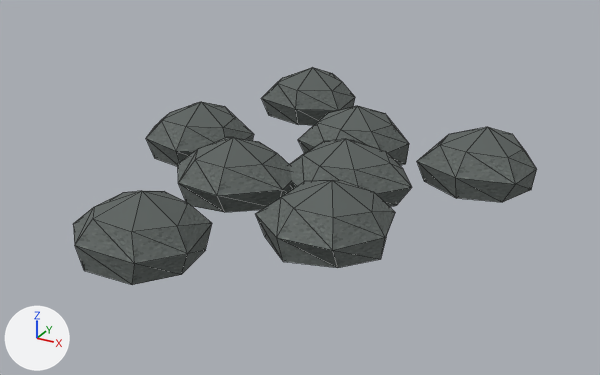
Two versions of the OBJ model Assets/ProjectOEN/ProductionArt/Meshes/environment_set_dressing/en-019_signal_hill_dressing_set__stones.obj, one commit apart.
One viewpoint serves both versions: a 50 mm lens placed at (0.979, -1.813, 0.897), pointed at (-0.001, -0.031, 0.005). The lights are fixed; the arrows at lower left show +X, +Y and +Z. The picture after the commit comes second. Mesh edges are drawn as thin lines. Where no turn or scale is listed for an object, it has been applied to the vertices. Vertices at exactly the same position are counted once.

The first picture shows 'en-019_signal_hill_dressing_set__stones'.
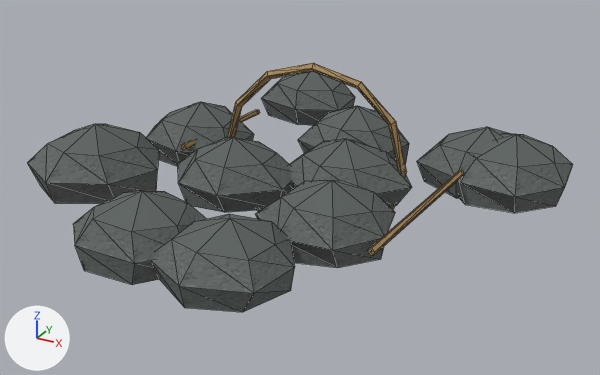
What differs and where, as boxes [x1, y1, x2, y2] in the pictures (600 x 375 px):
'en-019_signal_hill_dressing_set__stones', reshaped (18% wider, 14% taller)
    before: [73, 67, 537, 285]
    after: [27, 63, 573, 312]
part 1 of me_en_019_signal_hill_dressing_set__stones, added
    after: [228, 63, 407, 212]
part 2 of me_en_019_signal_hill_dressing_set__stones, added
    after: [27, 124, 159, 203]
part 3 of me_en_019_signal_hill_dressing_set__stones, added
    after: [457, 134, 573, 213]
part 4 of me_en_019_signal_hill_dressing_set__stones, added
    after: [152, 214, 295, 312]
part 5 of me_en_019_signal_hill_dressing_set__stones, added
    after: [181, 110, 260, 151]
part 6 of me_en_019_signal_hill_dressing_set__stones, added
    after: [368, 170, 464, 255]

Edits to the bpy script that builds the scene:
```text
Add img_rope_albedo_png:
    img_rope_albedo_png = load_image('rope_albedo.png', '../../Materials/Textures/rope_albedo.png', 1024, 1024, 'sRGB')
Add mat_rope:
    mat_rope = principled_material('Rope')
    mat_rope.texture = img_rope_albedo_png
    mat_rope.roughness = 0.89
Change me_en_019_signal_hill_dressing_set__stones:
    used by ob_en_019_signal_hill_dressing_set__stones; location = (0.0, 0.0, 0.0)
    remove me_en_019_signal_hill_dressing_set__stones.from_pydata(...)  # 184 vertices, 336 faces; spans x -0.557..0.545, y -0.653..0.679, z -0.005..0.158
    add me_en_019_signal_hill_dressing_set__stones.from_pydata(...)  # 325 vertices, 598 faces; spans x -0.672..0.636, y -0.678..0.679, z -0.171..0.341
    me_en_019_signal_hill_dressing_set__stones part 1: a new loose piece of 48 vertices spanning x -0.234..0.274, y -0.041..0.041, z -0.171..0.341, in mat_rope (picture img_rope_albedo_png)
    me_en_019_signal_hill_dressing_set__stones part 2: a new loose piece of 23 vertices spanning x -0.672..-0.329, y -0.438..-0.081, z -0.006..0.172, in mat_stone (picture img_stone_albedo_png)
    me_en_019_signal_hill_dressing_set__stones part 3: a new loose piece of 23 vertices spanning x 0.301..0.636, y 0.054..0.414, z -0.005..0.158, in mat_stone (picture img_stone_albedo_png)
    me_en_019_signal_hill_dressing_set__stones part 4: a new loose piece of 23 vertices spanning x -0.057..0.238, y -0.678..-0.378, z -0.005..0.145, in mat_stone (picture img_stone_albedo_png)
    me_en_019_signal_hill_dressing_set__stones part 5
    12 vertices are added at x -0.379..-0.321, y -0.098..0.358, z 0.035..0.088
    20 new faces join them, mat_rope (picture img_rope_albedo_png)
    me_en_019_signal_hill_dressing_set__stones part 6
    12 vertices are added at x 0.338..0.402, y -0.346..0.106, z 0.04..0.086
    20 new faces join them, mat_rope (picture img_rope_albedo_png)
    add me_en_019_signal_hill_dressing_set__stones.materials.append(mat_rope)  # picture img_rope_albedo_png
```
